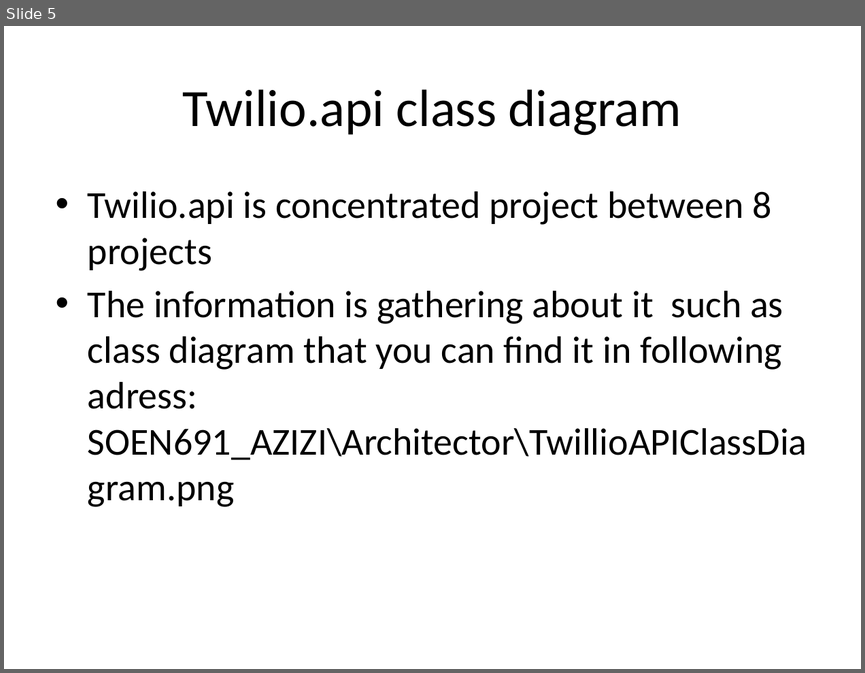
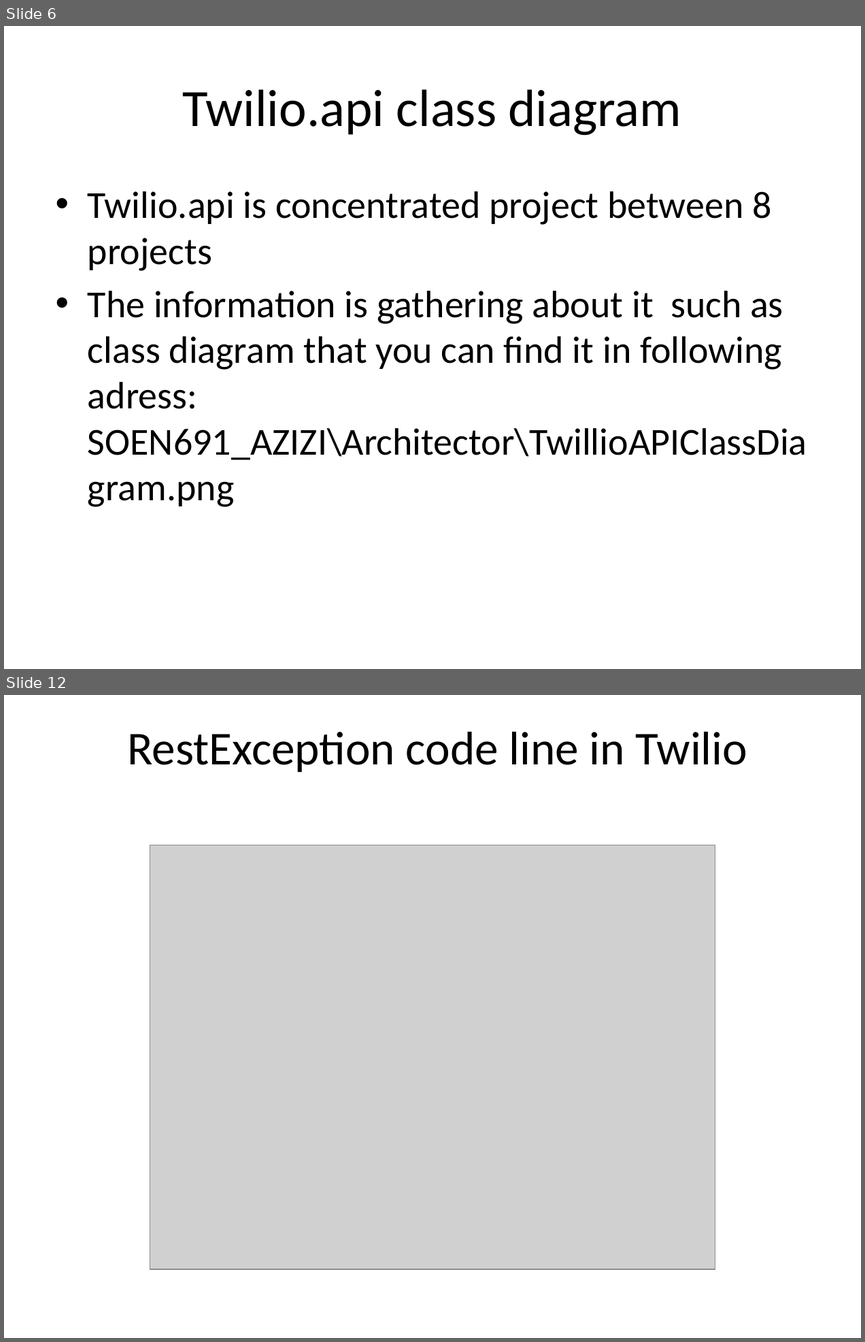
Before and after one commit to manouchehr/SOEN691_AZIZI, a slide deck: Architecture/ReadMe.pptx. Shown one above the other, each under a label of ours: slide 5 before the commit, slides 6 and 12 after it; the slides between them are not shown. The pictures are 865x673 and 865x1342 pixels, drawn with LibreOffice and Linux fonts; fonts in the diff are those of the drawing; grey boxes stand for pictures. Boxes give left, top, right and bottom in pixels: in the first picture for what was removed or moved away, otherwise in the second. Text is boxed around its words. In the diff, an @@ line names an element or a change of style, - is before the commit and + after.

```diff
--- a/Architecture/ReadMe.pptx
+++ b/Architecture/ReadMe.pptx
@@ slide 12 added at bbox=[4, 695, 861, 1338], background #FFFFFF @@
@@ title added at bbox=[127, 732, 748, 773], 39.6 pt, text #000000 @@
+RestException code line in Twilio
@@ picture added at bbox=[150, 845, 715, 1269] @@
@@ what was slide 5 is now slide 6 @@
```
Also in this commit, not shown: 1 slide changed, 8 other slides added, 1 slide removed, 1 other file.
